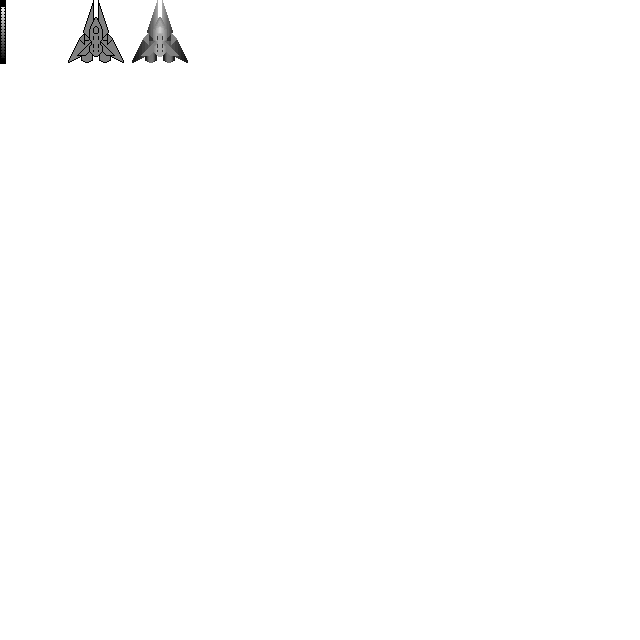
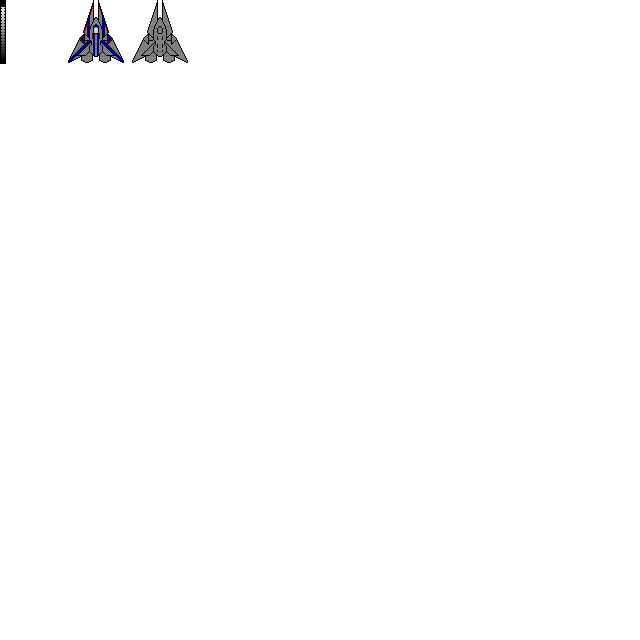
Two versions of the same layered image (640 x 640). Layer-by-layer changes:
painted on "Background" over [69, 0, 188, 63]
